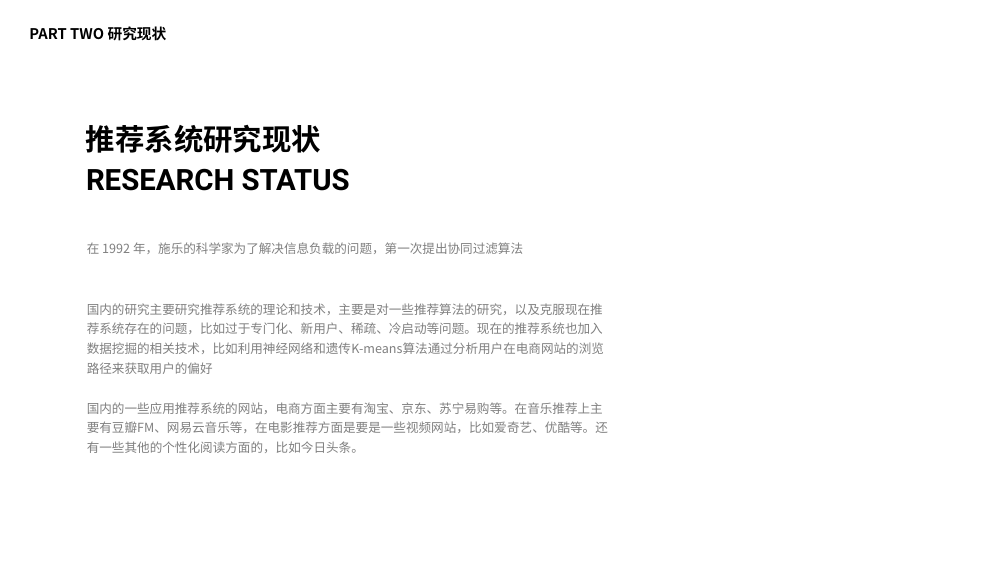
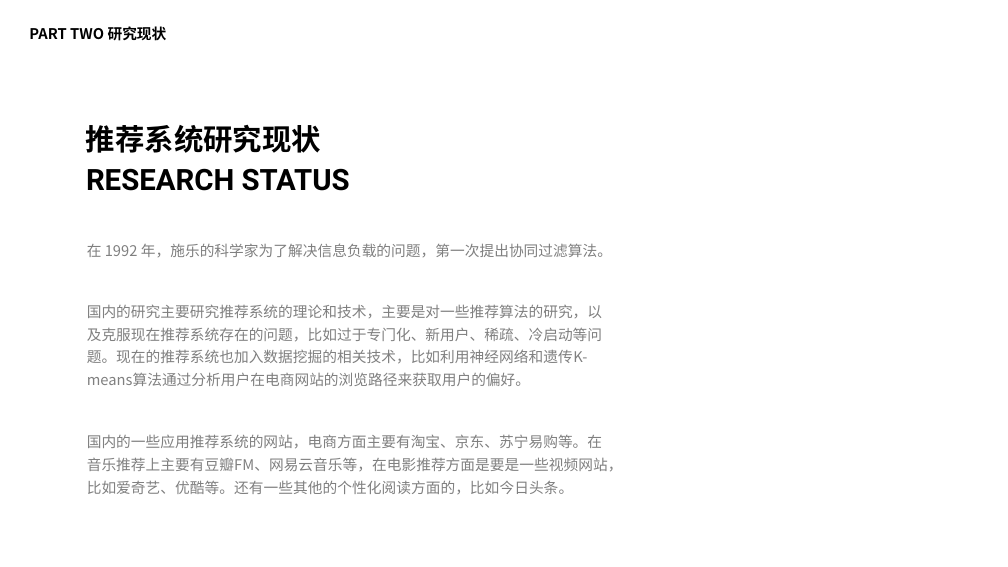
Before and after one commit to cutoutsy/recomendation-system, a slide deck: slide 6 of 毕设答辩.pptx. Drawn at 1008x567 pixels with LibreOffice and Linux fonts; fonts in the diff are those of the drawing; background and template pictures are left out. Boxes give left, top, right and bottom in pixels: in the first picture for what was removed or moved away, otherwise in the second. Text is boxed around its words. In the diff, an @@ line names an element or a change of style, - is before the commit and + after.

```diff
--- a/毕设答辩.pptx
+++ b/毕设答辩.pptx
@@ text at [87,243,612,257]: text changed; size 12 to 14 pt @@
-在 1992 年，施乐的科学家为了解决信息负载的问题，第一次提出协同过滤算法
+在 1992 年，施乐的科学家为了解决信息负载的问题，第一次提出协同过滤算法。
@@ text at [87,304,602,386]: text changed; size 12 to 14 pt @@
-国内的研究主要研究推荐系统的理论和技术，主要是对一些推荐算法的研究，以及克服现在推荐系统存在的问题，比如过于专门化、新用户、稀疏、冷启动等问题。现在的推荐系统也加入数据挖掘的相关技术，比如利用神经网络和遗传K-means算法通过分析用户在电商网站的浏览路径来获取用户的偏好
+国内的研究主要研究推荐系统的理论和技术，主要是对一些推荐算法的研究，以及克服现在推荐系统存在的问题，比如过于专门化、新用户、稀疏、冷启动等问题。现在的推荐系统也加入数据挖掘的相关技术，比如利用神经网络和遗传K-means算法通过分析用户在电商网站的浏览路径来获取用户的偏好。
@@ text "国内的一些应用推荐系统的网站，电商方面主要有淘宝、京东、苏宁易购等。在音乐推荐上主要有豆瓣FM、网易云音乐等，在电影推荐 ...": place and size @@
-text "国内的一些应用推荐系统的网站，电商方面主要有淘宝、京东、苏宁易购等。在音乐推荐上主要有豆瓣FM、网易云音乐等，在电影推荐 ..." at [87,402,608,453]
+text "国内的一些应用推荐系统的网站，电商方面主要有淘宝、京东、苏宁易购等。在音乐推荐上主要有豆瓣FM、网易云音乐等，在电影推荐 ..." at [87,434,623,494]
@@ text "国内的一些应用推荐系统的网站，电商方面主要有淘宝、京东、苏宁易购等。在音乐推荐上主要有豆瓣FM、网易云音乐等，在电影推荐 ..." at [87,434,623,494]: size 12 to 14 pt @@
```
Also in this commit, not shown: 7 other slides changed, 2 other files.
